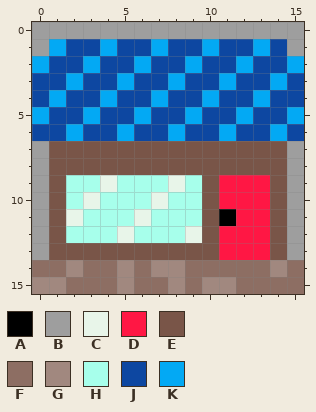
A pixel-art sprite gets an edit: Assets/Resturants/1.png. Above is the file before it was changed.
The file is 16x16 pixels.
Palette (. is transparent): A #000000  B #9e9e9e  C #e8f5e9  D #ff1744  E #795548  F #8d6e63  G #a1887f  H #a7ffeb  J #0d47a1  K #03a9f4
Pixels before, first column x 0:
 0 BBBBBBBBBBBBBBBB
 1 BKJJKJJKJJKJJKJB
 2 KJJKJJKJJKJJKJJK
 3 JJKJJKJJKJJKJJKJ
 4 JKJJKJJKJJKJJKJJ
 5 KJJKJJKJJKJJKJJK
 6 JJKJJKJJKJJKJJKJ
 7 BEEEEEEEEEEEEEEB
 8 BEEEEEEEEEEEEEEB
 9 BEHHCHHHCHEDDDEB
10 BEHCHHHCHHEDDDEB
11 BECHHHCHHHEADDEB
12 BEHHHCHHHCEDDDEB
13 BEEEEEEEEEEDDDEB
14 FFGFFGFGGFFFFFGF
15 GGFFFGFFGFGGFFFF
After the commit:
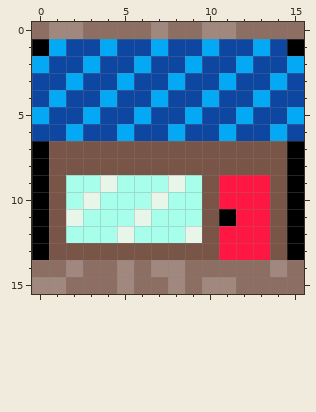
From old to new:
y 0: x 0..15 BBBBBBBBBBBBBBBB -> FGGFFFFGFFGGFFFF
y 1: x 0 B -> A; x 15 B -> A
y 7..13: x 0 B -> A; x 15 B -> A
